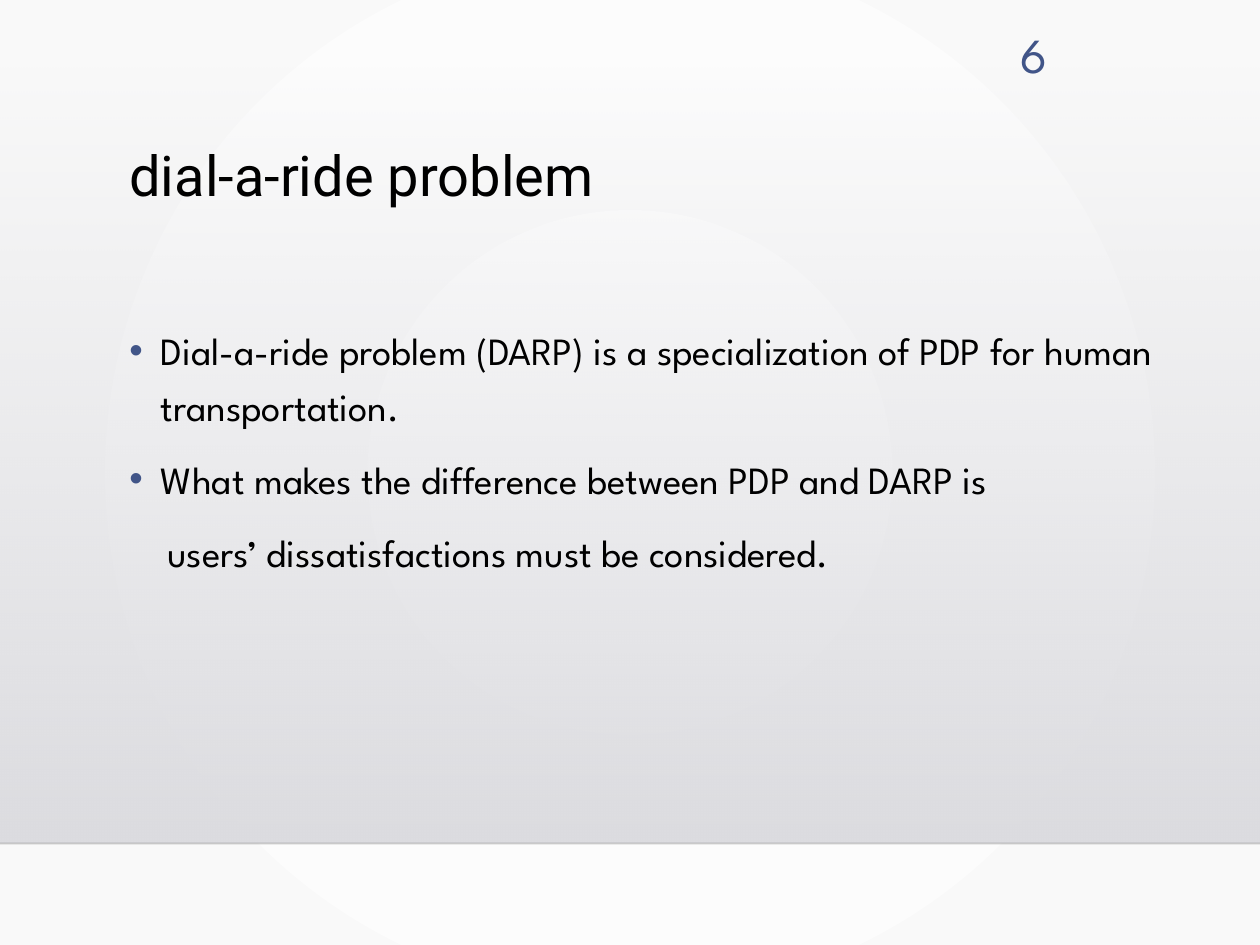
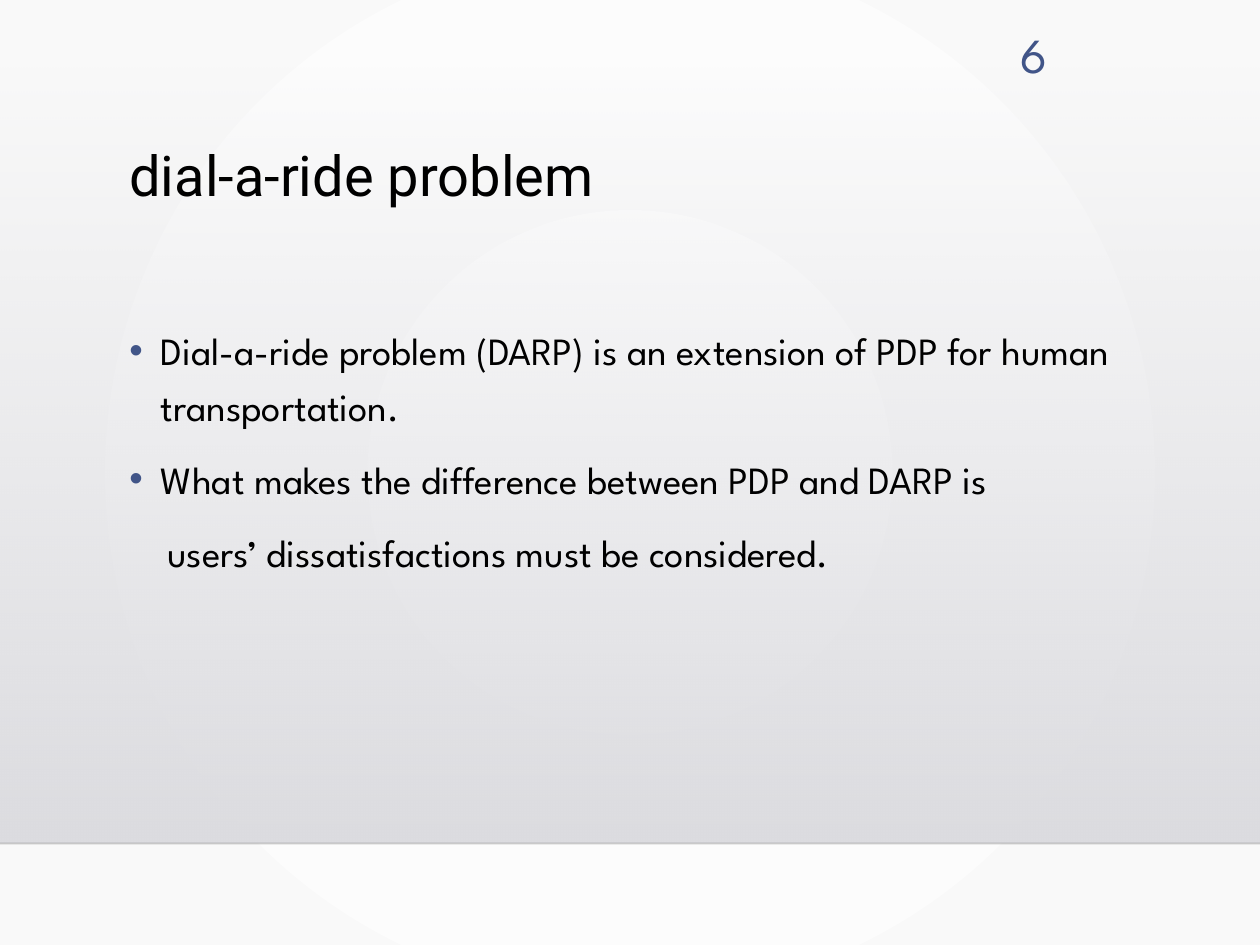
Before and after one commit to kotaro400/DARP, a slide deck: slide 6 of 中間発表_M1.pptx. Drawn at 1260x945 pixels with LibreOffice and Linux fonts; fonts in the diff are those of the drawing; background and template pictures are left out. Boxes give left, top, right and bottom in pixels: in the first picture for what was removed or moved away, otherwise in the second. Text is boxed around its words. In the diff, an @@ line names an element or a change of style, - is before the commit and + after.

```diff
--- a/中間発表_M1.pptx
+++ b/中間発表_M1.pptx
@@ text at (161, 338, 1110, 429): text changed @@
-• Dial-a-ride problem (DARP) is a specialization of PDP for human transportation.
+• Dial-a-ride problem (DARP) is an extension of PDP for human transportation.
```
Also in this commit, not shown: 1 other slide changed.
